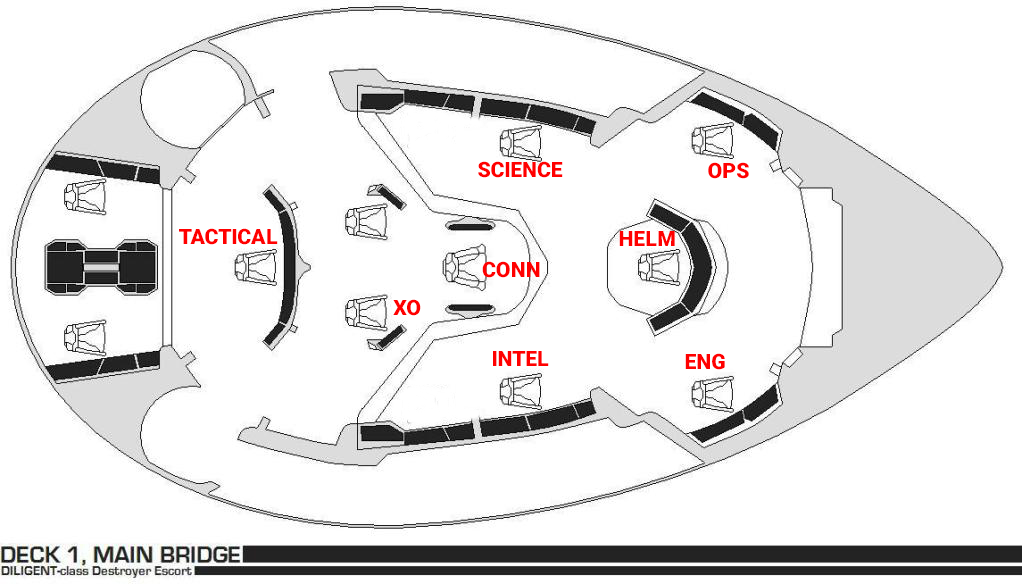
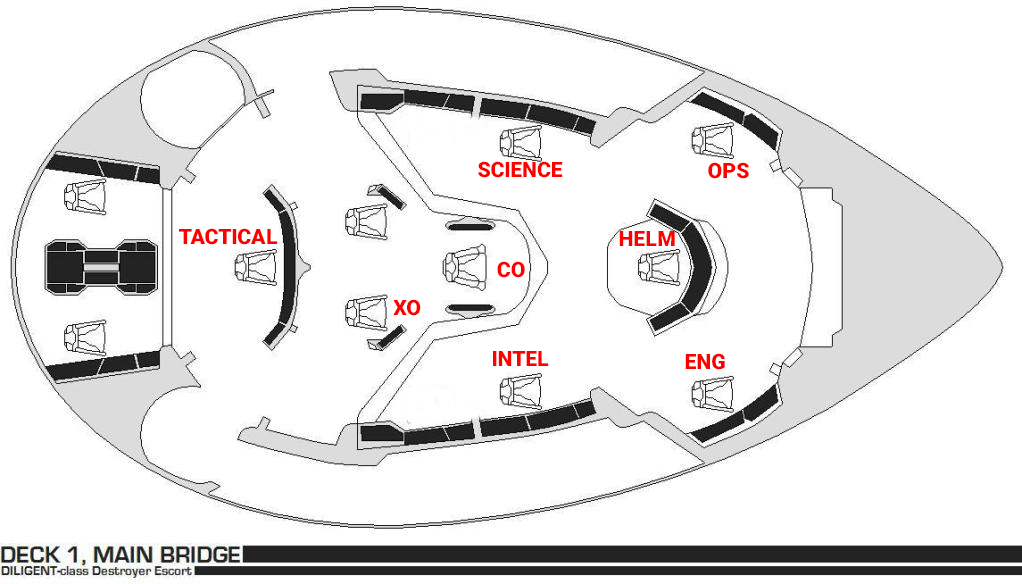
Before/after of a 1022x584 layered artwork. What changed in the layer stack:
renamed "CONN" to "CO", painted on it over (482, 261, 540, 278)
